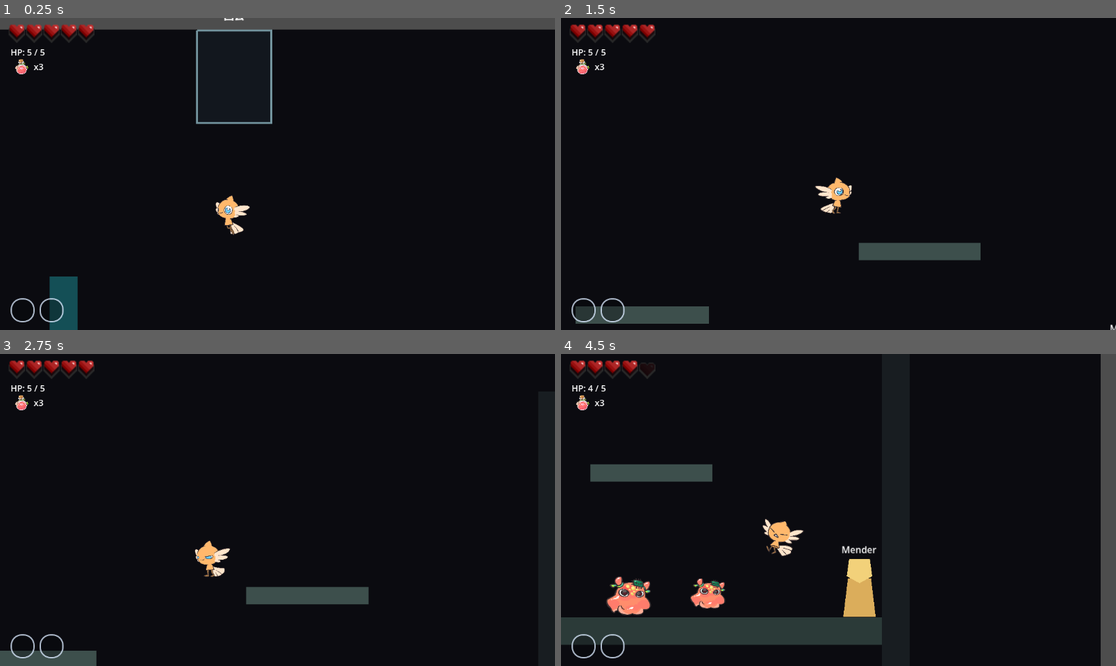
Above: before the commit, frames 1-4 (two rows, left to right).
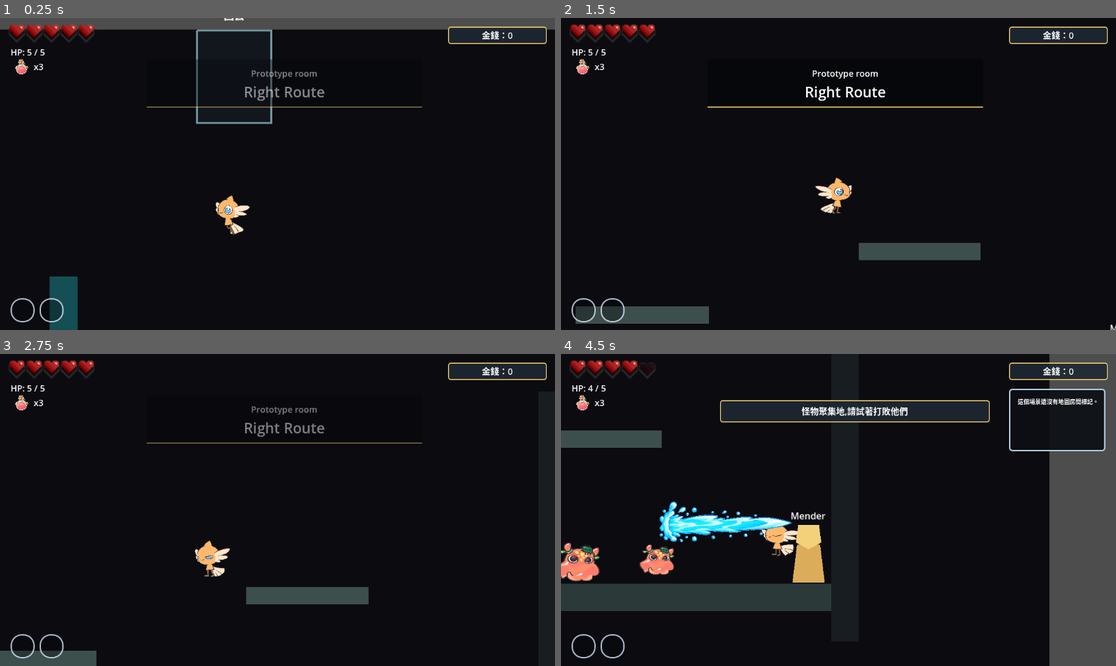
Above: after the commit, the same moments.

Repository: Yiping-01/godot-small
Game: Godot game, scene res://scenes/right_route_room.tscn
Two runs of this game, one before a commit and one after it. Both use one fixed random seed, a clock stepped at 60 frames per second and the inputs below. This scene is started directly instead of the project's main scene. Video files are missing from this copy of the repository; at most half a second of black plays in their place. Sound files missing from this copy of the repository are replaced by a short silence.
Inputs (mouse positions are in pixels of both pictures, inside the frame that each line leads up to):
- Up to frame 1 (0.25 s): no input
- Up to frame 2 (1.5 s): tap Enter (ui_accept) at 0.5 s; move the mouse to (960, 158) at 0.52 s; hold D (move_right) from 0.53 s (still down); tap X (attack) at 0.6 s; tap Z (jump) at 0.77, 1.07 s; tap C (dash) at 0.8, 1.35 s; move the mouse to (727, 189) at 1.27 s
- Up to frame 3 (2.75 s): tap Z (jump) at 1.52, 1.55, 1.82, 2.1 s; move the mouse to (333, 441) at 2.02 s; release D (move_right) at 2.03 s; hold A (move_left) from 2.03 s (still down); tap X (attack) at 2.3 s
- Up to frame 4 (4.5 s): move the mouse to (810, 572) at 2.77 s; release A (move_left) at 2.78 s; hold D (move_right) 2.78-4.28 s; tap X (attack) at 2.85 s; tap Z (jump) at 3.02, 3.32, 3.77, 3.8, 4.07 s; tap C (dash) at 3.05, 3.6 s; move the mouse to (1005, 556) at 3.52 s; tap M (map) at 4.15 s; move the mouse to (672, 463) at 4.27 s; hold A (move_left) from 4.28 s (still down); tap F (far_attack) at 4.35 s

The runs differ from the first frame. In frame 1, 1.7% of the frame differs, in the area x 26-99%, y 2-29%; in frame 2, 1.6%; in frame 3, 1.6%; in frame 4, 28%, in the area x 0-99%, y 0-100%.

Commit message:
boss攻擊三部分

Diff:
--- /dev/null
+++ b/scenes/bosslevel.tscn
@@ -0,0 +1,59 @@
+[gd_scene format=3 uid="uid://bukwsd4tgpet0"]
+
+[ext_resource type="PackedScene" path="res://scenes/map_wall.tscn" id="1_ivf3x"]
+[ext_resource type="PackedScene" path="res://scenes/map_floor.tscn" id="2_apo74"]
+[ext_resource type="PackedScene" uid="uid://skg25sikhd5u" path="res://scenes/player.tscn" id="3_player"]
+[ext_resource type="PackedScene" uid="uid://uj0vu7eph4ga" path="res://scenes/map_ceiling.tscn" id="4_eliua"]
+[ext_resource type="Texture2D" uid="uid://cko54hf6fqwua" path="res://assets/enemy/boss.png" id="5_hyg8q"]
+[ext_resource type="Script" path="res://scripts/boss.gd" id="6_boss"]
+
+[sub_resource type="RectangleShape2D" id="RectangleShape2D_boss"]
+size = Vector2(120, 120)
+
+[sub_resource type="RectangleShape2D" id="RectangleShape2D_boss_damage"]
+size = Vector2(92, 94)
+
+[node name="Bosslevel" type="Node2D" unique_id=1054835420]
+
+[node name="map_left" parent="." unique_id=2078946100 instance=ExtResource("1_ivf3x")]
+position = Vector2(37, 311)
+scale = Vector2(1.3490925, 3.0206344)
+
+[node name="map_floor" parent="." unique_id=432150940 instance=ExtResource("2_apo74")]
+position = Vector2(819, 619)
+scale = Vector2(6.36, 1)
+
+[node name="Player" parent="." unique_id=1348616487 instance=ExtResource("3_player")]
+position = Vector2(220, 540)
+
+[node name="MapCeiling" parent="." unique_id=2088948770 instance=ExtResource("4_eliua")]
+position = Vector2(990.00006, 123)
+scale = Vector2(7.6800017, 1)
+
+[node name="map_right" parent="." unique_id=776427194 instance=ExtResource("1_ivf3x")]
+position = Vector2(948.00006, 264)
+scale = Vector2(1.3, 3)
+
+[node name="Boss" type="CharacterBody2D" parent="." unique_id=1649915940]
+position = Vector2(803, 520)
+collision_layer = 4
+collision_mask = 1
+script = ExtResource("6_boss")
+
+[node name="Sprite2D" type="Sprite2D" parent="Boss"]
+scale = Vector2(0.2, 0.2)
+texture = ExtResource("5_hyg8q")
+
+[node name="CollisionShape2D" type="CollisionShape2D" parent="Boss"]
+shape = SubResource("RectangleShape2D_boss")
+
+[node name="DamageArea" type="Area2D" parent="Boss"]
+position = Vector2(-64, 0)
+collision_layer = 32
+collision_mask = 16
+monitoring = false
+monitorable = false
+
+[node name="CollisionShape2D" type="CollisionShape2D" parent="Boss/DamageArea"]
+shape = SubResource("RectangleShape2D_boss_damage")
+disabled = true
--- a/scenes/right_route_room.tscn
+++ b/scenes/right_route_room.tscn
@@ -97,7 +97,6 @@
 text = "YES"
 
 [node name="GameUI" parent="." unique_id=747558084 instance=ExtResource("4_game_ui")]
-visible = false
 
 [node name="Background" type="Polygon2D" parent="." unique_id=49389748]
 z_index = -10
--- /dev/null
+++ b/scripts/boss.gd
@@ -0,0 +1,377 @@
+extends CharacterBody2D
+
+@export var max_health: int = 20
+@export var gravity: float = 1600.0
+@export var dash_speed: float = 760.0
+@export var dash_time: float = 0.42
+@export var windup_time: float = 0.55
+@export var recover_time: float = 0.8
+@export var attack_range: float = 720.0
+@export var close_attack_range: float = 360.0
+@export var vertical_tolerance: float = 180.0
+@export var contact_damage: int = 1
+@export var hurt_knockback: float = 240.0
+@export var hit_stun_time: float = 0.18
+@export var quake_jump_velocity: float = -820.0
+@export var quake_gravity: float = 1050.0
+@export var quake_damage: int = 1
+@export var quake_recover_time: float = 0.7
+@export var quake_camera_shake_duration: float = 0.7
+@export var quake_camera_shake_strength: float = 7.0
+@export var ink_attack_windup_time: float = 0.45
+@export var ink_attack_recover_time: float = 0.75
+@export var ink_projectile_speed: float = 430.0
+@export var ink_projectile_min_count: int = 8
+@export var ink_projectile_max_count: int = 10
+@export var ink_projectile_min_batch: int = 1
+@export var ink_projectile_max_batch: int = 3
+@export var ink_projectile_min_height: float = -58.0
+@export var ink_projectile_max_height: float = 52.0
+@export var ink_projectile_min_interval: float = 0.3
+@export var ink_projectile_max_interval: float = 0.5
+@export var ink_projectile_min_speed_multiplier: float = 0.75
+@export var ink_projectile_max_speed_multiplier: float = 1.35
+@export var ink_projectile_straight_chance: float = 0.45
+@export var ink_projectile_min_arc_vertical_speed: float = -760.0
+@export var ink_projectile_max_arc_vertical_speed: float = -540.0
+@export var ink_projectile_arc_gravity: float = 900.0
+@export var ink_projectile_scene: PackedScene = preload("res://scenes/ink_projectile.tscn")
+
+@onready var sprite: Sprite2D = $Sprite2D
+@onready var collision_shape: CollisionShape2D = $CollisionShape2D
+@onready var damage_area: Area2D = $DamageArea
+@onready var damage_shape: CollisionShape2D = $DamageArea/CollisionShape2D
+
+var health := 0
+var state := &"idle"
+var state_timer := 0.0
+var direction := -1
+var hit_stun_left := 0.0
+var ink_projectiles_left := 0
+var ink_projectile_index := 0
+var ink_next_shot_time := 0.0
+var quake_has_left_floor := false
+var target: Node2D
+
+
+func _ready() -> void:
+	health = max_health
+	add_to_group("enemy")
+	damage_area.area_entered.connect(_on_damage_area_entered)
+	_set_damage_area_enabled(false)
+	_sync_facing()
+
+
+func _physics_process(delta: float) -> void:
+	target = _find_player()
+
+	if not is_on_floor():
+		velocity.y += _get_current_gravity() * delta
+
+	if hit_stun_left > 0.0:
+		hit_stun_left -= delta
+		velocity.x = move_toward(velocity.x, 0.0, hurt_knockback * delta * 3.0)
+	else:
+		match state:
+			&"windup":
+				_update_windup(delta)
+			&"dash":
+				_update_dash(delta)
+			&"recover":
+				_update_recover(delta)
+			&"ink_windup":
+				_update_ink_windup(delta)
+			&"ink_fire":
+				_update_ink_fire(delta)
+			&"ink_recover":
+				_update_ink_recover(delta)
+			&"quake_jump":
+				_update_quake_jump(delta)
+			&"quake_recover":
+				_update_quake_recover(delta)
+			_:
+				_update_idle(delta)
+
+	move_and_slide()
+
+
+func take_damage(amount: int, from_position: Vector2 = Vector2.ZERO) -> void:
+	health -= amount
+	var push_direction := signf(global_position.x - from_position.x)
+	if is_zero_approx(push_direction):
+		push_direction = 1.0
+
+	hit_stun_left = hit_stun_time
+	velocity.x = push_direction * hurt_knockback
+	_flash()
+
+	if health <= 0:
+		queue_free()
+
+
+func _update_idle(_delta: float) -> void:
+	velocity.x = move_toward(velocity.x, 0.0, dash_speed * 0.08)
+	if not _can_dash_attack():
+		return
+
+	_begin_dash_attack()
+
+
+func _update_windup(delta: float) -> void:
+	velocity.x = move_toward(velocity.x, 0.0, dash_speed * delta)
+	_face_target()
+	state_timer -= delta
+	if state_timer > 0.0:
+		return
+
+	state = &"dash"
+	state_timer = dash_time
+	velocity.x = direction * dash_speed
+	_set_damage_area_enabled(true)
+
+
+func _update_dash(delta: float) -> void:
+	state_timer -= delta
+	velocity.x = direction * dash_speed
+	if state_timer > 0.0:
+		return
+
+	_set_damage_area_enabled(false)
+	state = &"recover"
+	state_timer = recover_time
+
+
+func _update_recover(delta: float) -> void:
+	velocity.x = move_toward(velocity.x, 0.0, dash_speed * delta * 2.0)
+	state_timer -= delta
+	if state_timer <= 0.0:
+		if target != null:
+			_begin_random_special_after_dash()
+			return
+		state = &"idle"
+
+
+func _update_ink_windup(delta: float) -> void:
+	velocity.x = move_toward(velocity.x, 0.0, dash_speed * delta)
+	_face_target()
+	state_timer -= delta
+	if state_timer > 0.0:
+		return
+
+	_begin_ink_fire()
+
+
+func _update_ink_fire(delta: float) -> void:
+	velocity.x = move_toward(velocity.x, 0.0, dash_speed * delta)
+	_face_target()
+	ink_next_shot_time -= delta
+	if ink_next_shot_time > 0.0:
+		return
+
+	var batch_count := randi_range(ink_projectile_min_batch, ink_projectile_max_batch)
+	batch_count = mini(batch_count, ink_projectiles_left)
+	for _shot in range(batch_count):
+		_shoot_one_ink()
+		ink_projectile_index += 1
+		ink_projectiles_left -= 1
+
+	if ink_projectiles_left > 0:
+		ink_next_shot_time = randf_range(ink_projectile_min_interval, ink_projectile_max_interval)
+		return
+
+	state = &"ink_recover"
+	state_timer = ink_attack_recover_time
+
+
+func _update_ink_recover(delta: float) -> void:
+	velocity.x = move_toward(velocity.x, 0.0, dash_speed * delta)
+	state_timer -= delta
+	if state_timer <= 0.0:
+		_begin_random_attack()
+
+
+func _update_quake_jump(delta: float) -> void:
+	velocity.x = move_toward(velocity.x, 0.0, dash_speed * delta)
+	if not is_on_floor():
+		quake_has_left_floor = true
+	if quake_has_left_floor and is_on_floor() and velocity.y >= 0.0:
+		_trigger_quake()
+		state = &"quake_recover"
+		state_timer = quake_recover_time
+
+
+func _update_quake_recover(delta: float) -> void:
+	velocity.x = move_toward(velocity.x, 0.0, dash_speed * delta)
+	state_timer -= delta
+	if state_timer <= 0.0:
+		_begin_random_attack()
+
+
+func _begin_dash_attack() -> void:
+	_face_target()
+	state = &"windup"
+	state_timer = windup_time
+
+
+func _begin_ink_attack() -> void:
+	_face_target()
+	state = &"ink_windup"
+	state_timer = ink_attack_windup_time
+
+
+func _begin_ink_fire() -> void:
+	state = &"ink_fire"
+	ink_projectiles_left = randi_range(ink_projectile_min_count, ink_projectile_max_count)
+	ink_projectile_index = 0
+	ink_next_shot_time = 0.0
+
+
+func _begin_quake_jump() -> void:
+	_set_damage_area_enabled(false)
+	state = &"quake_jump"
+	quake_has_left_floor = false
+	velocity.x = 0.0
+	velocity.y = quake_jump_velocity
+
+
+func _trigger_quake() -> void:
+	if target != null and target.has_method("_start_camera_shake"):
+		target.call("_start_camera_shake", quake_camera_shake_duration, quake_camera_shake_strength)
+	if not _is_target_on_floor() or target == null:
+		return
+	if target.has_method("take_quake_damage"):
+		target.call("take_quake_damage", quake_damage)
+	elif target.has_method("take_damage"):
+		target.call("take_damage", quake_damage, global_position)
+
+
+func _is_target_on_floor() -> bool:
+	if target is CharacterBody2D:
+		return target.is_on_floor()
+	return false
+
+
+func _get_current_gravity() -> float:
+	if state == &"quake_jump":
+		return quake_gravity
+	return gravity
+
+
+func _begin_random_special_after_dash() -> void:
+	if _is_target_close():
+		_begin_quake_jump()
+	else:
+		_begin_ink_attack()
+
+
+func _begin_random_attack() -> void:
+	if target == null or not _can_dash_attack():
+		state = &"idle"
+		return
+
+	if _is_target_close():
+		if randf() < 0.5:
+			_begin_dash_attack()
+		else:
+			_begin_quake_jump()
+	else:
+		_begin_ink_attack()
+
+
+func _is_target_close() -> bool:
+	if target == null:
+		return false
+	return absf(target.global_position.x - global_position.x) <= close_attack_range
+
+
+func _shoot_one_ink() -> void:
+	if ink_projectile_scene == null:
+		return
+
+	var parent := get_parent()
+	if parent == null:
+		return
+
+	var projectile := ink_projectile_scene.instantiate()
+	parent.add_child(projectile)
+	if projectile is Node2D:
+		var random_height := randf_range(ink_projectile_min_height, ink_projectile_max_height)
+		projectile.global_position = global_position + Vector2(74.0 * direction, random_height)
+	var speed_multiplier := randf_range(ink_projectile_min_speed_multiplier, ink_projectile_max_speed_multiplier)
+	var projectile_speed := ink_projectile_speed * speed_multiplier
+	if randf() < ink_projectile_straight_chance and projectile.has_method("launch"):
+		projectile.call("launch", direction, contact_damage, projectile_speed, self)
+	elif projectile.has_method("launch_arc"):
+		var vertical_speed := randf_range(ink_projectile_min_arc_vertical_speed, ink_projectile_max_arc_vertical_speed)
+		projectile.call("launch_arc", direction, contact_damage, projectile_speed, vertical_speed, ink_projectile_arc_gravity, self)
+
+
+func _can_dash_attack() -> bool:
+	if target == null:
+		return false
+
+	var offset := target.global_position - global_position
+	return absf(offset.x) <= attack_range and absf(offset.y) <= vertical_tolerance
+
+
+func _find_player() -> Node2D:
+	var player := get_tree().get_first_node_in_group("player")
+	if player is Node2D:
+		return player
+
+	var scene := get_tree().current_scene
+	if scene == null:
+		return null
+
+	player = scene.find_child("Player", true, false)
+	if player is Node2D:
+		return player
+	return null
+
+
+func _face_target() -> void:
+	if target == null:
+		return
+
+	var new_direction := signf(target.global_position.x - global_position.x)
+	if is_zero_approx(new_direction):
+		return
+
+	direction = int(new_direction)
+	_sync_facing()
+
+
+func _sync_facing() -> void:
+	sprite.flip_h = direction > 0
+	damage_area.position.x = 64.0 * direction
+
+
+func _set_damage_area_enabled(enabled: bool) -> void:
+	damage_area.set_deferred("monitoring", enabled)
+	damage_shape.set_deferred("disabled", not enabled)
+
+
+func _on_damage_area_entered(area: Area2D) -> void:
+	if state != &"dash":
+		return
+
+	var receiver := _find_damage_receiver(area)
+	if receiver == null or receiver == self:
+		return
+
+	receiver.call("take_damage", contact_damage, global_position)
+
+
+func _find_damage_receiver(target_node: Node) -> Node:
+	var current: Node = target_node
+	while current != null:
+		if current.has_method("take_damage"):
+			return current
+		current = current.get_parent()
+	return null
+
+
+func _flash(color: Color = Color(1.0, 0.25, 0.25), hold_time: float = 0.05, fade_time: float = 0.12) -> void:
+	var tween := create_tween()
+	tween.tween_property(sprite, "modulate", color, hold_time)
+	tween.tween_property(sprite, "modulate", Color.WHITE, fade_time)
--- a/scripts/ink_projectile.gd
+++ b/scripts/ink_projectile.gd
@@ -5,9 +5,11 @@
 @export var damage: int = 1
 @export var lifetime: float = 2.2
 @export var spin_speed: float = 7.0
+@export var arc_gravity: float = 900.0
 
 var velocity := Vector2.ZERO
 var source: Node
+var uses_arc := false
 
 
 func _ready() -> void:
@@ -20,10 +22,23 @@
 	damage = damage_amount
 	speed = projectile_speed
 	source = source_node
+	uses_arc = false
 	velocity = Vector2(float(launch_direction) * speed, -24.0)
 
 
+func launch_arc(direction: int, damage_amount: int = 1, projectile_speed: float = 420.0, vertical_speed: float = -360.0, gravity_amount: float = 900.0, source_node: Node = null) -> void:
+	var launch_direction := -1 if direction < 0 else 1
+	damage = damage_amount
+	speed = projectile_speed
+	arc_gravity = gravity_amount
+	source = source_node
+	uses_arc = true
+	velocity = Vector2(float(launch_direction) * speed, vertical_speed)
+
+
 func _physics_process(delta: float) -> void:
+	if uses_arc:
+		velocity.y += arc_gravity * delta
 	global_position += velocity * delta
 	rotation += spin_speed * delta * signf(velocity.x)
 	lifetime -= delta
--- a/scripts/player.gd
+++ b/scripts/player.gd
@@ -11,6 +11,7 @@
 @export var knockback_force: float = 420.0
 @export var knockback_up_velocity: float = -260.0
 @export var hurt_control_lock_time: float = 0.18
+@export var hurt_animation_time: float = 0.25
 @export var respawn_delay: float = 1.35
 @export var health_potion_heal_amount: float = 0.5
 
@@ -54,6 +55,7 @@
 @export var camera_follow_position := Vector2(80.0, -40.0)
 @export var camera_follow_zoom := Vector2(1.2, 1.2)
 @export var camera_follow_smoothing_speed: float = 8.0
+@export var use_map_wall_camera_limits := true
 
 const CAMERA_UNBOUNDED_LIMIT := 10000000
 const FAR_ATTACK_TEXTURES: Array[Texture2D] = [
@@ -90,6 +92,8 @@
 var invincible := false
 var is_dead := false
 var hurt_lock_left := 0.0
+var hurt_animation_left := 0.0
+var is_hurt_animating := false
 var knockback_velocity := Vector2.ZERO
 var respawn_position := Vector2.ZERO
 var camera_base_offset := Vector2.ZERO
@@ -97,6 +101,11 @@
 var default_camera_offset := Vector2.ZERO
 var default_camera_zoom := Vector2.ONE
 var default_camera_smoothing_speed := 8.0
+var manual_camera_limits_enabled := false
+var manual_camera_limit_left := -CAMERA_UNBOUNDED_LIMIT
+var manual_camera_limit_top := -CAMERA_UNBOUNDED_LIMIT
+var manual_camera_limit_right := CAMERA_UNBOUNDED_LIMIT
+var manual_camera_limit_bottom := CAMERA_UNBOUNDED_LIMIT
 var shake_time_left := 0.0
 var shake_strength := 0.0
 
@@ -172,6 +181,8 @@
 		_update_camera_shake(delta)
 		return
 
+	_update_hurt_animation_state(delta)
+
 	if is_resting:
 		_cancel_attack_charge()
 		_end_dash(false)
@@ -257,7 +268,7 @@
 
 
 func _handle_jump() -> void:
-	if hurt_lock_left > 0.0:
+	if hurt_lock_left > 0.0 or is_hurt_animating:
 		return
 
 	if Input.is_action_just_pressed("jump") and _can_wall_jump():
@@ -277,7 +288,7 @@
 
 
 func _handle_attack_input(delta: float) -> void:
-	if hurt_lock_left > 0.0:
+	if hurt_lock_left > 0.0 or is_hurt_animating:
 		_cancel_attack_charge()
 		return
 
@@ -304,7 +315,7 @@
 
 
 func _handle_far_attack_input() -> void:
-	if hurt_lock_left > 0.0 or is_attacking or is_dashing or is_charging_attack:
+	if hurt_lock_left > 0.0 or is_hurt_animating or is_attacking or is_dashing or is_charging_attack:
 		return
 
 	if not Input.is_action_just_pressed("far_attack"):
@@ -567,7 +578,7 @@
 
 
 func _handle_dash_input() -> void:
-	if hurt_lock_left > 0.0 or is_attacking or is_charging_attack or dash_cooldown_left > 0.0:
+	if hurt_lock_left > 0.0 or is_hurt_animating or is_attacking or is_charging_attack or dash_cooldown_left > 0.0:
 		return
 	if not Input.is_action_just_pressed("dash"):
 		return
@@ -627,11 +638,34 @@
 
 	current_health = maxf(current_health - float(amount), 0.0)
 	health_changed.emit(current_health, max_health)
+	_cancel_attack_state()
+	_end_dash(false)
+	_cancel_attack_charge()
 	_apply_hurt_knockback(from_position)
 	_play_audio(hurt_audio)
 	_play_hurt_animation()
 	_play_hit_effect(global_position)
 	_start_camera_shake(0.24, 8.0)
+
+	if current_health <= 0.0:
+		die()
+		return
+
+	_start_invincibility()
+
+
+func take_quake_damage(amount: int) -> void:
+	if is_dead or invincible:
+		return
+
+	current_health = maxf(current_health - float(amount), 0.0)
+	health_changed.emit(current_health, max_health)
+	_cancel_attack_state()
+	_end_dash(false)
+	_cancel_attack_charge()
+	_play_audio(hurt_audio)
+	_play_hurt_animation()
+	_play_hit_effect(global_position)
 
 	if current_health <= 0.0:
 		die()
@@ -694,7 +728,10 @@
 
 	is_dead = true
 	invincible = true
+	is_hurt_animating = false
+	hurt_animation_left = 0.0
 	velocity = Vector2.ZERO
+	_cancel_attack_state()
 	_end_dash(false)
 	_cancel_attack_charge()
 	_set_all_attack_areas_enabled(false)
@@ -739,6 +776,9 @@
 	current_health = float(max_health)
 	jump_count = 0
 	hurt_lock_left = 0.0
+	is_hurt_animating = false
+	hurt_animation_left = 0.0
+	_cancel_attack_state()
 	_end_dash(false)
 	_cancel_attack_charge()
 	is_dead = false
@@ -828,7 +868,12 @@
 	_configure_follow_camera()
 
 
-func set_camera_limits(_left: int, _top: int, _right: int, _bottom: int) -> void:
+func set_camera_limits(left: int, top: int, right: int, bottom: int) -> void:
+	manual_camera_limits_enabled = true
+	manual_camera_limit_left = left
+	manual_camera_limit_top = top
+	manual_camera_limit_right = right
+	manual_camera_limit_bottom = bottom
 	_configure_follow_camera()
 
 
@@ -840,6 +885,7 @@
 	camera.position_smoothing_enabled = true
 	camera.position_smoothing_speed = camera_follow_smoothing_speed
 	_clear_camera_limits()
+	_apply_scene_camera_limits()
 
 
 func _clear_camera_limits() -> void:
@@ -847,6 +893,43 @@
 	camera.limit_top = -CAMERA_UNBOUNDED_LIMIT
 	camera.limit_right = CAMERA_UNBOUNDED_LIMIT
 	camera.limit_bottom = CAMERA_UNBOUNDED_LIMIT
+
+
+func _apply_scene_camera_limits() -> void:
+	if manual_camera_limits_enabled:
+		camera.limit_left = manual_camera_limit_left
+		camera.limit_top = manual_camera_limit_top
+		camera.limit_right = manual_camera_limit_right
+		camera.limit_bottom = manual_camera_limit_bottom
+
+	if not use_map_wall_camera_limits:
+		return
+
+	var scene := get_tree().current_scene
+	if scene == null:
+		return
+
+	var map_left := scene.find_child("map_left", true, false)
+	if map_left is Node2D:
+		camera.limit_left = maxi(camera.limit_left, floori(_get_node_world_rect(map_left).position.x))
+
+	var map_right := scene.find_child("map_right", true, false)
+	if map_right is Node2D:
+		camera.limit_right = mini(camera.limit_right, ceili(_get_node_world_rect(map_right).end.x))
+
+	var map_floor := scene.find_child("map_floor", true, false)
+	if map_floor is Node2D:
+		camera.limit_bottom = mini(camera.limit_bottom, ceili(_get_node_world_rect(map_floor).end.y))
+
+
+func _get_node_world_rect(node: Node2D) -> Rect2:
+	var shape_node := node.find_child("CollisionShape2D", true, false)
+	if shape_node is CollisionShape2D and shape_node.shape is RectangleShape2D:
+		var rect_shape: RectangleShape2D = shape_node.shape
+		var shape_size: Vector2 = rect_shape.size * shape_node.global_scale.abs()
+		return Rect2(shape_node.global_position - shape_size * 0.5, shape_size)
+
+	return Rect2(node.global_position, Vector2.ZERO)
 
 
 func _play_hit_effect(effect_position: Vector2) -> void:
@@ -892,7 +975,31 @@
 
 func _play_hurt_animation() -> void:
 	if animated_sprite.sprite_frames.has_animation(&"damage"):
+		is_hurt_animating = true
+		hurt_animation_left = hurt_animation_time
 		animated_sprite.play(&"damage")
+
+
+func _update_hurt_animation_state(delta: float) -> void:
+	if not is_hurt_animating:
+		return
+
+	hurt_animation_left -= delta
+	if hurt_animation_left > 0.0 and animated_sprite.animation == &"damage":
+		return
+
+	is_hurt_animating = false
+	hurt_animation_left = 0.0
+	_update_animation()
+
+
+func _cancel_attack_state() -> void:
+	is_attacking = false
+	attack_time_left = 0.0
+	hit_targets.clear()
+	_set_all_attack_areas_enabled(false)
+	attack_effect.visible = false
+	charge_effect.visible = false
 
 
 func _begin_attack_charge() -> void:
@@ -958,10 +1065,10 @@
 
 
 func _update_animation() -> void:
-	if animated_sprite.animation == &"damage" and animated_sprite.is_playing():
-		return
-
-	if is_attacking:
+	if is_hurt_animating:
+		return
+
+	if is_attacking and animated_sprite.animation != &"damage":
 		return
 
 	if is_dashing:
@@ -982,6 +1089,8 @@
 
 func _on_animated_sprite_animation_finished() -> void:
 	if animated_sprite.animation == &"damage":
+		is_hurt_animating = false
+		hurt_animation_left = 0.0
 		_update_animation()
 		return
 
Not shown, added: scripts/boss.gd.uid
